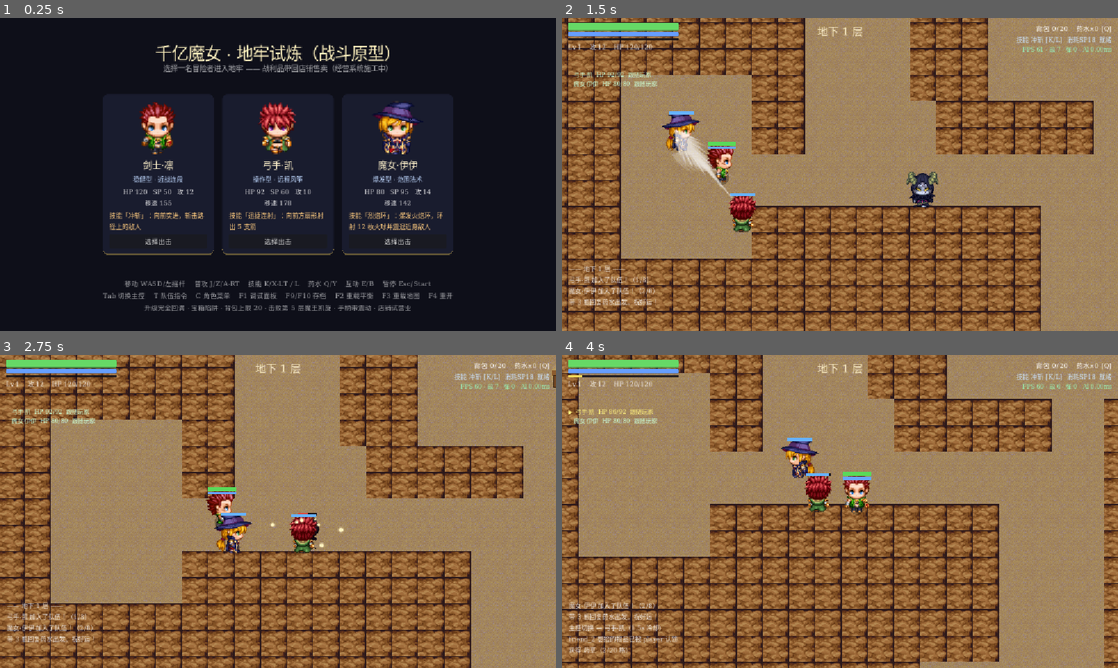
Above: before the commit, frames 1-4 (two rows, left to right).
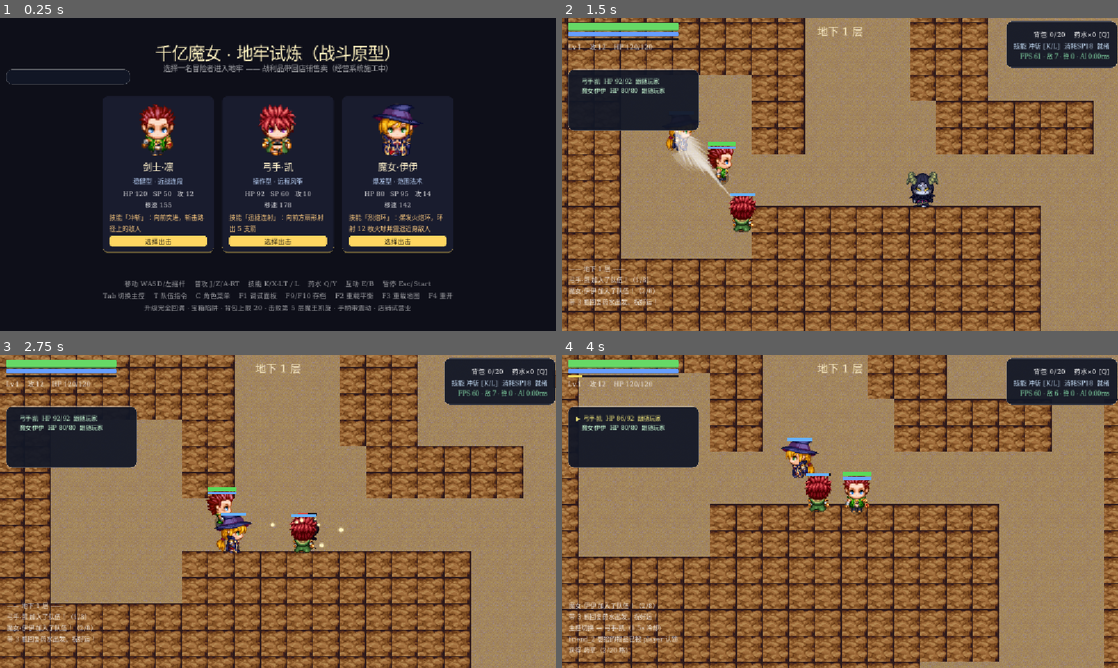
Above: after the commit, the same moments.

Repository: 118coder/qianyi-monv
Game: Godot game, scene res://arpg/main.tscn
The game is run twice, just before and just after one commit, with the same random seed, the same clock (stepped at 60 frames per second) and the same inputs.
Inputs (mouse positions are in pixels of both pictures, inside the frame that each line leads up to):
- Up to frame 1 (0.25 s): no input
- Up to frame 2 (1.5 s): click "选择出击" at 0.5 s; tap Enter at 1.25 s; move the mouse to (962, 158) at 1.27 s; hold D (move_right) from 1.28 s (still down); tap J (attack) at 1.35 s; click (962, 158) at 1.42 s
- Up to frame 3 (2.75 s): tap Space at 1.52 s; release D (move_right) at 2 s; drag from (166, 527) to (250, 574) at 2.02 s
- Up to frame 4 (4 s): move the mouse to (895, 442) at 2.77 s; hold D (move_right) 2.78-3.5 s; hold Tab (possession_next) 2.78-3.5 s; drag from (812, 574) to (673, 464) at 3.52 s

The runs differ from the first frame. In frame 1, 7.2% of the frame differs, in the area x 1-82%, y 16-76%; in frame 2, 7.6%; in frame 3, 7.6%, in the area x 1-100%, y 0-36%; in frame 4, 7.6%.

Commit message:
UI 重构：设计token层 + 统一按钮/面板工厂 + 焦点导航 + 信息栈底板 + 去unicode图标（impeccable layout/operate）

Diff:
--- a/arpg/hud.gd
+++ b/arpg/hud.gd
@@ -58,6 +58,77 @@
 var toast_label: Label
 
 var _logs := []
+
+# ———————— 设计 token（Operate 模式：克制度为底线，语义色统一） ————————
+const C_SURFACE := Color(0.07, 0.09, 0.15, 0.94)
+const C_SURFACE2 := Color(0.11, 0.13, 0.21, 0.94)
+const C_BTN := Color(0.17, 0.20, 0.30)
+const C_BTN_HOVER := Color(0.24, 0.28, 0.41)
+const C_BTN_PRESS := Color(0.13, 0.15, 0.23)
+const C_ACCENT := Color(1.0, 0.84, 0.38)
+const C_TEXT := Color(0.94, 0.95, 1.0)
+const C_TEXT_DIM := Color(0.72, 0.77, 0.88)
+const C_DANGER := Color(0.92, 0.38, 0.32)
+const C_SUCCESS := Color(0.5, 0.9, 0.6)
+const C_BORDER := Color(1, 1, 1, 0.07)
+
+
+func _style_box(bg: Color, radius: int = 8, border: bool = false) -> StyleBoxFlat:
+	var sb := StyleBoxFlat.new()
+	sb.bg_color = bg
+	sb.set_corner_radius_all(radius)
+	if border:
+		sb.set_border_width_all(1)
+		sb.border_color = C_BORDER
+	return sb
+
+
+## 统一按钮工厂：kind = ghost（次要）/ primary（主操作·金）/ danger
+func _btn(text: String, cb: Callable, kind: String = "ghost") -> Button:
+	var b := Button.new()
+	b.text = text
+	b.focus_mode = Control.FOCUS_ALL
+	var normal := _style_box(C_ACCENT if kind == "primary" else (Color(0.32, 0.14, 0.12) if kind == "danger" else C_BTN), 6)
+	var hover := _style_box(C_ACCENT.lightened(0.08) if kind == "primary" else (Color(0.4, 0.18, 0.16) if kind == "danger" else C_BTN_HOVER), 6)
+	var press := _style_box(C_BTN_PRESS if kind == "ghost" else C_ACCENT.darkened(0.15), 6)
+	var focus := _style_box(Color(0, 0, 0, 0), 6)
+	focus.set_border_width_all(2)
+	focus.border_color = C_ACCENT
+	b.add_theme_stylebox_override("normal", normal)
+	b.add_theme_stylebox_override("hover", hover)
+	b.add_theme_stylebox_override("pressed", press)
+	b.add_theme_stylebox_override("focus", focus)
+	var fc := Color(0.1, 0.09, 0.06) if kind == "primary" else C_TEXT
+	b.add_theme_color_override("font_color", fc)
+	b.add_theme_color_override("font_hover_color", fc)
+	b.add_theme_color_override("font_pressed_color", fc)
+	b.add_theme_color_override("font_focus_color", fc)
+	b.add_theme_font_size_override("font_size", 14)
+	b.pressed.connect(cb)
+	return b
+
+
+## 页签按钮：选中态 = 金色底边（下划线语义）
+func _tab_btn(text: String, is_on: bool) -> Button:
+	var b := _btn(text, func(): pass)
+	b.toggle_mode = true
+	b.button_pressed = is_on
+	var on := _style_box(C_SURFACE2, 6)
+	on.border_width_bottom = 3
+	on.border_color = C_ACCENT
+	b.add_theme_stylebox_override("pressed", on)
+	b.add_theme_color_override("font_pressed_color", C_ACCENT)
+	return b
+
+
+func _first_button(node: Node) -> Button:
+	if node is Button:
+		return node
+	for c in node.get_children():
+		var r := _first_button(c)
+		if r != null:
+			return r
+	return null
 
 
 func _ready() -> void:
@@ -98,7 +169,7 @@
 
 
 func set_quest_toast(text: String) -> void:
-	toast_label.text = "✦ 任务完成：%s" % text
+	toast_label.text = "任务完成：%s" % text
 	toast_label.visible = true
 	var tw := create_tween()
 	tw.tween_interval(2.5)
@@ -136,16 +207,13 @@
 	tabs.add_theme_constant_override("separation", 6)
 	v.add_child(tabs)
 	for tname in ["状态", "背包", "技能", "任务", "系统"]:
-		var b := Button.new()
-		b.text = tname
-		b.toggle_mode = true
-		b.button_pressed = tname == "状态"
+		var b := _tab_btn(tname, tname == "状态")
 		b.pressed.connect(_switch_menu_tab.bind(tname))
 		tabs.add_child(b)
 		menu_tabs[tname] = b
 	menu_content = VBoxContainer.new()
 	menu_content.size_flags_vertical = Control.SIZE_EXPAND_FILL
-	menu_content.add_theme_constant_override("separation", 4)
+	menu_content.add_theme_constant_override("separation", 6)
 	v.add_child(menu_content)
 	var hint := _label(12, Color(1, 1, 1, 0.55), "C / Esc 关闭 · 菜单打开时游戏暂停")
 	v.add_child(hint)
@@ -195,14 +263,16 @@
 	if shop_tab == "buy":
 		for iid in game.shop.stock():
 			var price: int = game.shop.price_of(iid)
-			shop_list.add_child(_menu_row("%s —— %dG" % [game.shop.name_of(iid), price],
+			var can: bool = rpg.gold >= price
+			var row := _menu_row("%s —— %dG" % [game.shop.name_of(iid), price],
 				[["购买", func():
-					game.shop.buy(iid)
-					refresh_shop()]]))
+					var err: String = game.shop.buy(iid)
+					refresh_shop()]], C_TEXT if can else C_TEXT_DIM)
+			shop_list.add_child(row)
 	else:
 		var rows: Array = rpg.inventory.rows()
 		if rows.is_empty():
-			shop_list.add_child(_label(13, Color(1, 1, 1, 0.5), "（背包空空如也）"))
+			shop_list.add_child(_label(13, C_TEXT_DIM, "（背包空空如也 · 去地牢捡点战利品）"))
 		for i in rows.size():
 			var r: Dictionary = rows[i]
 			var gain: int = maxi(1, int(round(int(r["value"]) * float(ArpgBalance.data.get("sell_ratio", 0.6))))) * int(r["count"])
@@ -212,17 +282,14 @@
 					refresh_shop()]]))
 
 
-func _menu_row(text: String, btn_defs: Array = []) -> Control:
+func _menu_row(text: String, btn_defs: Array = [], row_color: Color = Color.WHITE) -> Control:
 	var h := HBoxContainer.new()
 	h.add_theme_constant_override("separation", 8)
-	var l := _label(14, Color.WHITE, text)
+	var l := _label(14, row_color, text)
 	l.size_flags_horizontal = Control.SIZE_EXPAND_FILL
 	h.add_child(l)
 	for bd in btn_defs:
-		var b := Button.new()
-		b.text = bd[0]
-		b.pressed.connect(bd[1])
-		h.add_child(b)
+		h.add_child(_btn(str(bd[0]), bd[1]))
 	return h
 
 
@@ -252,13 +319,16 @@
 	var scroll := ScrollContainer.new()
 	scroll.size_flags_vertical = Control.SIZE_EXPAND_FILL
 	scroll.custom_minimum_size = Vector2(0, 230)
+	var sbg := _style_box(Color(0, 0, 0, 0.25), 8, true)
+	scroll.add_theme_stylebox_override("panel", sbg)
 	menu_content.add_child(scroll)
 	var v := VBoxContainer.new()
 	v.size_flags_horizontal = Control.SIZE_EXPAND_FILL
+	v.add_theme_constant_override("separation", 4)
 	scroll.add_child(v)
 	var rows: Array = rpg.inventory.rows()
 	if rows.is_empty():
-		v.add_child(_label(13, Color(1, 1, 1, 0.5), "（空空如也）"))
+		v.add_child(_label(13, C_TEXT_DIM, "（空空如也 · 去地牢捡点战利品）"))
 	for i in rows.size():
 		var r: Dictionary = rows[i]
 		var btns := []
@@ -287,20 +357,20 @@
 func _page_quests() -> void:
 	var quests = _menu_ctx["quests"]
 	for r in quests.rows():
-		var col := Color(0.6, 0.95, 0.6) if r["state"] == "done" else (Color(0.55, 0.55, 0.6) if r["state"] == "claimed" else Color.WHITE)
+		var col := C_SUCCESS if r["state"] == "done" else (C_TEXT_DIM if r["state"] == "claimed" else Color.WHITE)
 		var prog: String = ("（%d/%d）" % [r["progress"], r["count"]]) if r["state"] == "active" else ""
-		menu_content.add_child(_menu_row("【%s】%s %s" % [r["state"], r["name"], prog]))
-		menu_content.add_child(_label(12, Color(1, 1, 1, 0.65), "    %s    奖励：%s" % [r["desc"], str(r["rewards"])]))
+		var st_name: String = {"active": "进行中", "done": "已完成", "claimed": "已领取"}.get(r["state"], str(r["state"]))
+		menu_content.add_child(_menu_row("%s · %s %s" % [st_name, r["name"], prog], [], col))
+		menu_content.add_child(_label(12, C_TEXT_DIM, "    %s    奖励：%s" % [r["desc"], str(r["rewards"])]))
 		if r["state"] == "done":
 			menu_content.add_child(_menu_row("", [["领取奖励", func(): _menu_claim(str(r["id"]))]]))
 		menu_content.add_child(HSeparator.new())
 
 
 func _page_sys() -> void:
-	menu_content.add_child(_menu_row("", [["保存存档 (F9)", func():
+	menu_content.add_child(_menu_row("保存 / 读取（快捷键 F9 / F10）", [["保存", func():
 		_menu_ctx["save_sys"].save_game()
-		refresh_menu_ui()]]))
-	menu_content.add_child(_menu_row("", [["读取存档 (F10)", func():
+		refresh_menu_ui()], ["读取", func():
 		hide_menu_ui()
 		_menu_ctx["save_sys"].load_game()]]))
 	menu_content.add_child(_menu_row("", [["回到标题", func():
@@ -348,6 +418,9 @@
 	menu_root.visible = true
 	_menu_ctx = snap
 	refresh_menu_ui()
+	var fb := _first_button(menu_header.get_parent())
+	if fb != null:
+		fb.grab_focus()
 
 
 func hide_menu_ui() -> void:
@@ -376,46 +449,52 @@
 	var v := VBoxContainer.new()
 	v.add_theme_constant_override("separation", 8)
 	panel.add_child(v)
-	shop_gold = _label(20, Color(1, 0.85, 0.35))
+	shop_gold = _label(20, C_ACCENT)
 	v.add_child(shop_gold)
 	var tabs := HBoxContainer.new()
 	tabs.add_theme_constant_override("separation", 6)
 	v.add_child(tabs)
 	for pair in [["买入", "buy"], ["卖出", "sell"]]:
-		var b := Button.new()
-		b.text = pair[0]
-		b.toggle_mode = true
-		b.button_pressed = pair[1] == "buy"
+		var b := _tab_btn(pair[0], pair[1] == "buy")
 		b.pressed.connect(func():
 			shop_tab = pair[1]
 			refresh_shop())
 		tabs.add_child(b)
 	var scroll := ScrollContainer.new()
 	scroll.size_flags_vertical = Control.SIZE_EXPAND_FILL
+	scroll.add_theme_stylebox_override("panel", _style_box(Color(0, 0, 0, 0.25), 8, true))
 	v.add_child(scroll)
 	shop_list = VBoxContainer.new()
 	shop_list.size_flags_horizontal = Control.SIZE_EXPAND_FILL
+	shop_list.add_theme_constant_override("separation", 4)
 	scroll.add_child(shop_list)
-	var close := Button.new()
-	close.text = "离开商店"
-	close.pressed.connect(func(): shop_root.visible = false)
-	v.add_child(close)
+	var close := _btn("离开商店 (Esc)", func(): shop_root.visible = false)
+	var ch := HBoxContainer.new()
+	ch.alignment = BoxContainer.ALIGNMENT_CENTER
+	ch.add_child(close)
+	v.add_child(ch)
 	shop_root.visible = false
 
 
 func show_shop() -> void:
 	shop_root.visible = true
 	refresh_shop()
+	var fb := _first_button(shop_list)
+	if fb != null:
+		fb.grab_focus()
 
 
 ## 队伍面板：可滚动，支持任意 N（需求书 §5.7）
 func _build_party_panel() -> void:
+	var party_panel := _panel_box()
+	party_panel.position = Vector2(12, 106)
+	party_panel.custom_minimum_size = Vector2(258, 0)
+	root.add_child(party_panel)
 	party_scroll = ScrollContainer.new()
-	party_scroll.position = Vector2(12, 108)
-	party_scroll.custom_minimum_size = Vector2(250, 100)
+	party_scroll.custom_minimum_size = Vector2(240, 96)
 	party_scroll.horizontal_scroll_mode = ScrollContainer.SCROLL_MODE_DISABLED
 	party_scroll.mouse_filter = Control.MOUSE_FILTER_IGNORE
-	root.add_child(party_scroll)
+	party_panel.add_child(party_scroll)
 	party_box = VBoxContainer.new()
 	party_box.add_theme_constant_override("separation", 1)
 	party_scroll.add_child(party_box)
@@ -501,10 +580,8 @@
 
 func _panel_box() -> PanelContainer:
 	var p := PanelContainer.new()
-	var sb := StyleBoxFlat.new()
-	sb.bg_color = Color(0.06, 0.07, 0.12, 0.88)
-	sb.set_corner_radius_all(8)
-	sb.set_content_margin_all(12)
+	var sb := _style_box(C_SURFACE, 12, true)
+	sb.set_content_margin_all(16)
 	p.add_theme_stylebox_override("panel", sb)
 	return p
 
@@ -541,14 +618,16 @@
 	floor_label.horizontal_alignment = HORIZONTAL_ALIGNMENT_CENTER
 	play_hud.add_child(floor_label)
 
+	var top_right_panel := _panel_box()
+	top_right_panel.anchor_left = 1.0
+	top_right_panel.anchor_right = 1.0
+	top_right_panel.offset_left = -232
+	top_right_panel.offset_right = -8
+	top_right_panel.offset_top = 6
+	play_hud.add_child(top_right_panel)
 	var top_right := VBoxContainer.new()
-	top_right.anchor_left = 1.0
-	top_right.anchor_right = 1.0
-	top_right.offset_left = -220
-	top_right.offset_right = -12
-	top_right.offset_top = 10
-	top_right.add_theme_constant_override("separation", 2)
-	play_hud.add_child(top_right)
+	top_right.add_theme_constant_override("separation", 3)
+	top_right_panel.add_child(top_right)
 	bag_label = _label(14, Color(1, 1, 1))
 	bag_label.horizontal_alignment = HORIZONTAL_ALIGNMENT_RIGHT
 	top_right.add_child(bag_label)
@@ -732,10 +811,7 @@
 	skl.autowrap_mode = TextServer.AUTOWRAP_WORD_SMART
 	skl.custom_minimum_size = Vector2(200, 0)
 	v.add_child(skl)
-	var btn := Button.new()
-	btn.text = "选择出击"
-	btn.pressed.connect(func(): start_selected.emit(id))
-	v.add_child(btn)
+	v.add_child(_btn("选择出击", func(): start_selected.emit(id), "primary"))
 	return panel
 
 
@@ -780,24 +856,15 @@
 	bh.alignment = BoxContainer.ALIGNMENT_CENTER
 	bh.add_theme_constant_override("separation", 12)
 	v.add_child(bh)
-	var btn := Button.new()
-	btn.text = "回到标题"
-	btn.pressed.connect(func(): back_to_title.emit())
-	bh.add_child(btn)
-	var btn3 := Button.new()
-	btn3.text = "进入店铺"
-	btn3.custom_minimum_size = Vector2(140, 0)
-	btn3.pressed.connect(func(): show_shop())
-	bh.add_child(btn3)
-	var btn4 := Button.new()
-	btn4.text = "一键卖出战利品"
-	btn4.custom_minimum_size = Vector2(160, 0)
-	btn4.pressed.connect(func():
-		var g: int = game.shop.sell_all_goods()
-		if g > 0:
-			settle_total.text = "已售出 +%dG（金币 %dG）" % [g, game.rpg.gold]
-	)
-	bh.add_child(btn4)
+	bh.add_child(_btn("回到标题", func(): back_to_title.emit()))
+	bh.add_child(_btn("进入店铺", func(): show_shop(), "primary"))
+	bh.add_child(_btn("一键卖出战利品", func(): _sell_loot_from_settle()))
+
+
+func _sell_loot_from_settle() -> void:
+	var g: int = game.shop.sell_all_goods()
+	if g > 0:
+		settle_total.text = "已售出 +%dG（金币 %dG）" % [g, game.rpg.gold]
 
 
 func show_settle(title: String, title_col: Color, stats: String, goods: String, total: int) -> void:
@@ -835,13 +902,9 @@
 	var tip := _label(14, Color(1, 1, 1, 0.7), "继续深入，还是见好就收？")
 	tip.horizontal_alignment = HORIZONTAL_ALIGNMENT_CENTER
 	v.add_child(tip)
-	var b1 := Button.new()
-	b1.text = "继续探索"
-	b1.pressed.connect(func(): resume_requested.emit())
+	var b1 := _btn("继续探索", func(): resume_requested.emit(), "primary")
 	v.add_child(b1)
-	var b2 := Button.new()
-	b2.text = "撤退结算（带走全部战利品）"
-	b2.pressed.connect(func(): retreat_requested.emit())
+	var b2 := _btn("撤退结算（带走全部战利品）", func(): retreat_requested.emit())
 	v.add_child(b2)
 
 
--- /dev/null
+++ b/tests/visual_ui.gd
@@ -0,0 +1,38 @@
+extends SceneTree
+## UI 全表面渲染：选人→战斗→菜单各页→商店→结算→暂停
+func _initialize() -> void:
+	_run()
+func _run() -> void:
+	var ps: PackedScene = load("res://arpg/main.tscn")
+	var main: Node = ps.instantiate()
+	root.add_child(main)
+	for i in 6:
+		await process_frame
+	main.start_run("witch")
+	for i in 10:
+		await process_frame
+	main.hud._switch_menu_tab("状态")
+	main._toggle_menu()
+	for i in 6:
+		await process_frame
+	main._toggle_menu()
+	main.hud._switch_menu_tab("背包")
+	main._toggle_menu()
+	for i in 6:
+		await process_frame
+	main._toggle_menu()
+	main.hud.show_shop()
+	for i in 6:
+		await process_frame
+	main.hud.shop_root.visible = false
+	main._settle(true, "测试凯旋", "flavor")
+	for i in 6:
+		await process_frame
+	main._resume()
+	paused = true
+	main.hud.show_pause()
+	for i in 6:
+		await process_frame
+	paused = false
+	main.hud.hide_pause()
+	quit(0)
Not shown, added: tests/visual_ui.gd.uid
